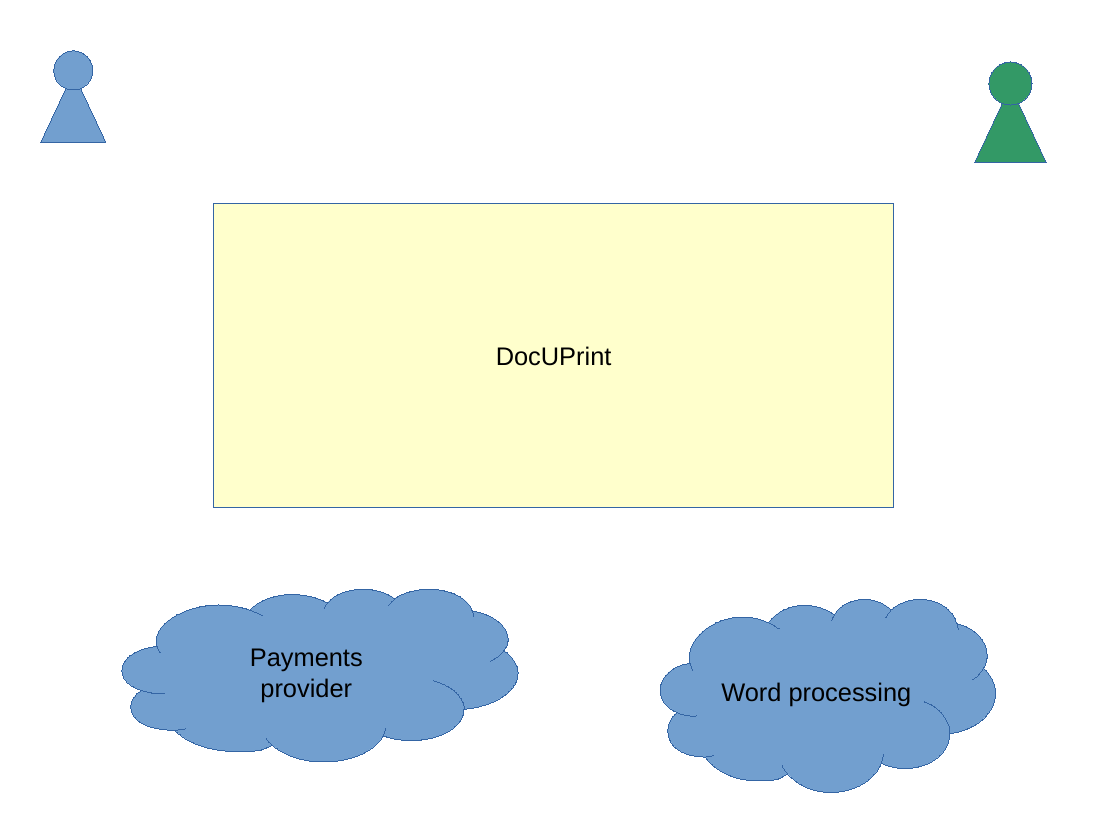
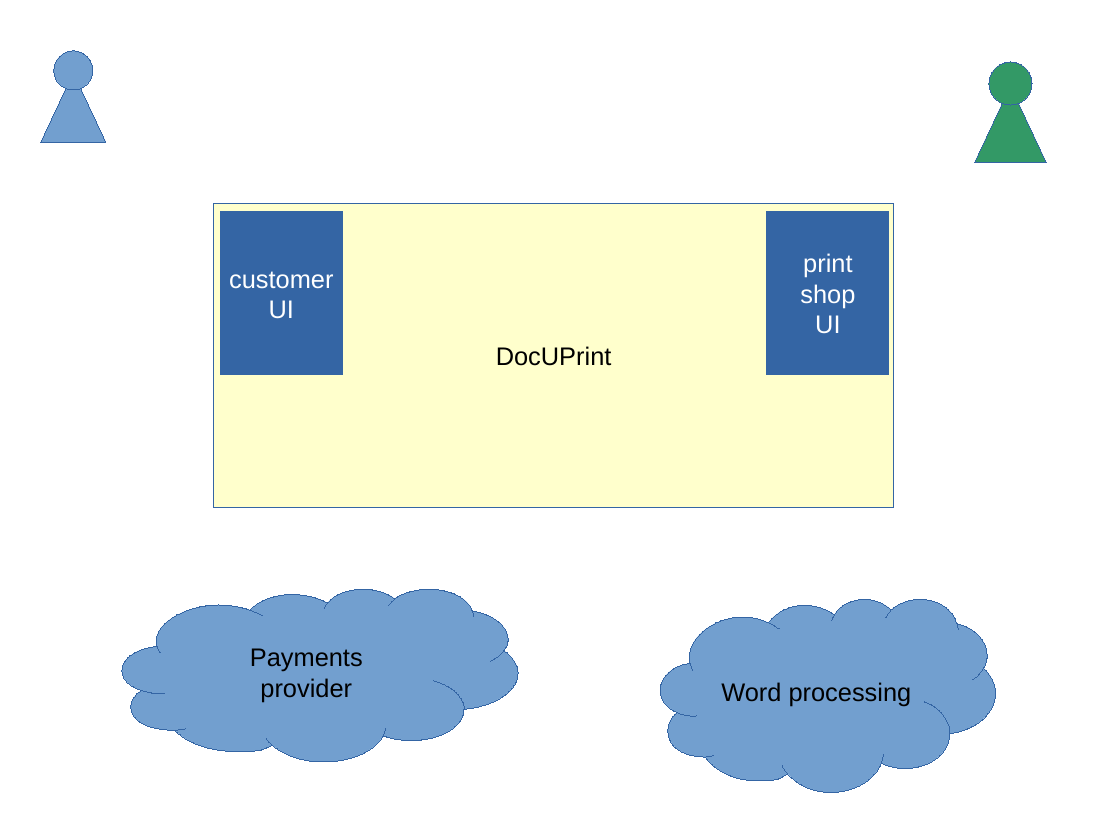
Before and after one commit to p14n/archadr, a slide deck: slide 4 of doc/architecture/presentation/for-management.odp. Drawn at 1120x840 pixels with LibreOffice and Linux fonts; fonts in the diff are those of the drawing. Boxes give left, top, right and bottom in pixels: in the first picture for what was removed or moved away, otherwise in the second. Text is boxed around its words. In the diff, an @@ line names an element or a change of style, - is before the commit and + after.

```diff
--- a/doc/architecture/presentation/for-management.odp
+++ b/doc/architecture/presentation/for-management.odp
@@ rectangle added at bbox=[221, 212, 343, 375], fill #3465A4, outline #3465A4 0 pt, 18 pt, text #FFFFFF @@
+customer
+UI
@@ rectangle added at bbox=[767, 212, 889, 375], fill #3465A4, outline #3465A4 0 pt, 18 pt, text #FFFFFF @@
+print
+shop
+UI
```
Also in this commit, not shown: 2 other slides changed.
